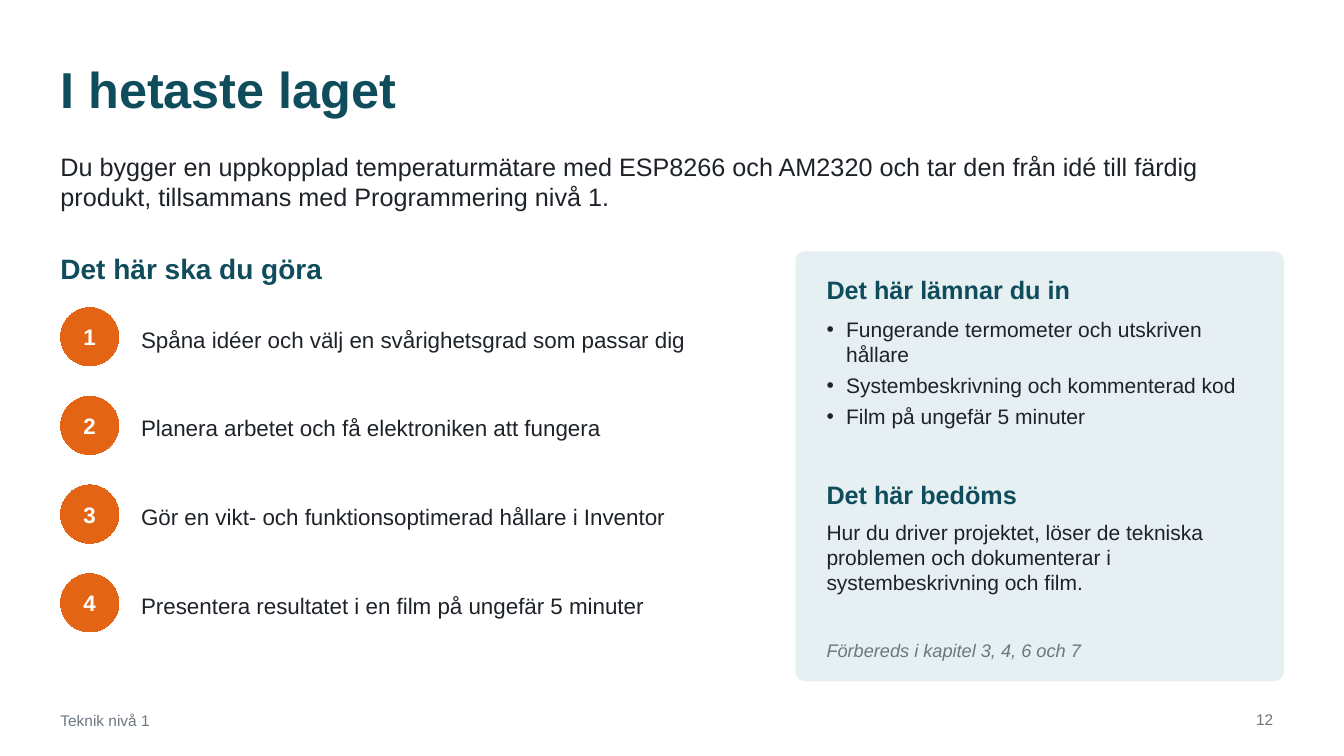
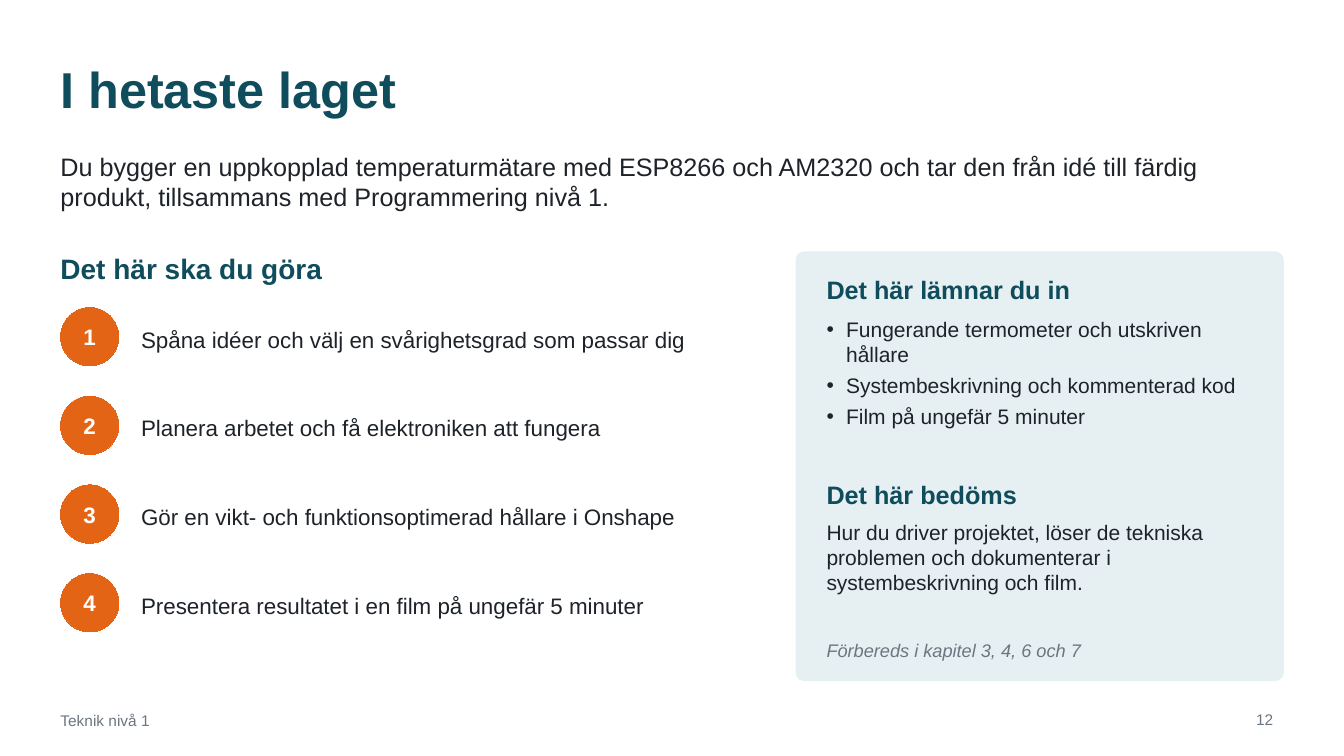
Before and after one commit to abbindustrigymnasium/teknik1, a slide deck: slide 12 of Teknik 1 - Kurspresentation.pptx. Drawn at 1344x756 pixels with LibreOffice and Linux fonts; fonts in the diff are those of the drawing. Boxes give left, top, right and bottom in pixels: in the first picture for what was removed or moved away, otherwise in the second. Text is boxed around its words. In the diff, an @@ line names an element or a change of style, - is before the commit and + after.

```diff
--- a/Teknik 1 - Kurspresentation.pptx
+++ b/Teknik 1 - Kurspresentation.pptx
@@ text at [141, 507, 675, 530]: text changed @@
-Gör en vikt- och funktionsoptimerad hållare i Inventor
+Gör en vikt- och funktionsoptimerad hållare i Onshape
```
Also in this commit, not shown: 4 other slides changed, 16 other files.
